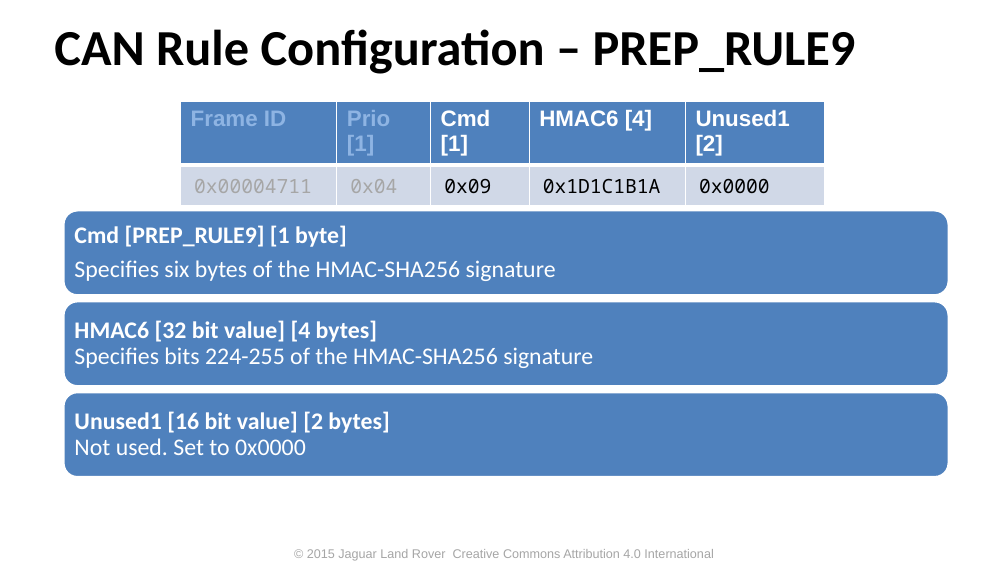
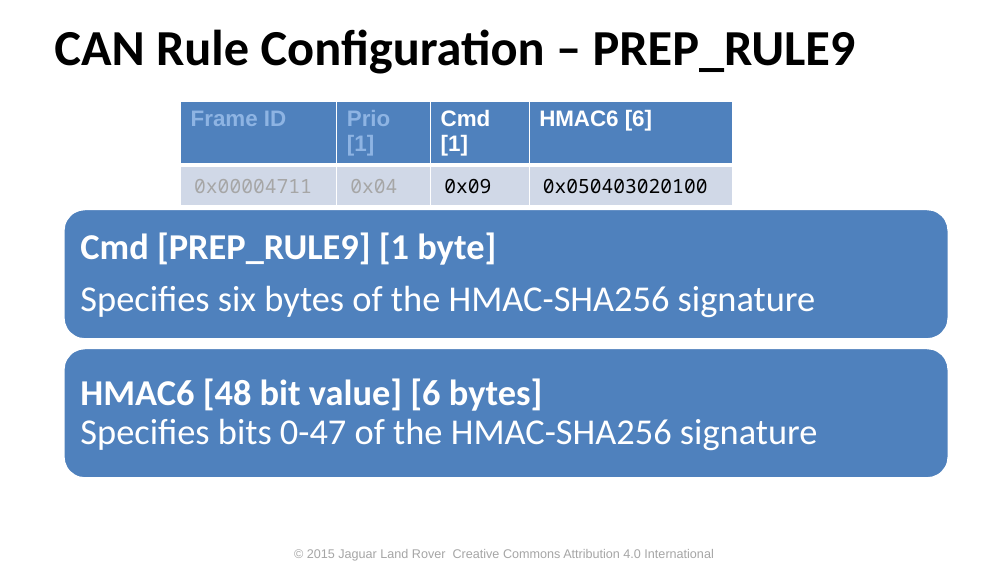
Before and after one commit to PDXostc/canfw, a slide deck: slide 18 of doc/CAN Firewall.pptx. Drawn at 1008x567 pixels with LibreOffice and Linux fonts; fonts in the diff are those of the drawing; background and template pictures are left out. Boxes give left, top, right and bottom in pixels: in the first picture for what was removed or moved away, otherwise in the second. Text is boxed around its words. In the diff, an @@ line names an element or a change of style, - is before the commit and + after.

Commit message:
Little endian of all bitfields. Fixed HMAC length
All multi-frame bitfields are now little endian to facilitate easy roll
out in memory.
Removed unused1 and expanded HMAC to 256 bits (was 240 bits)

```diff
--- a/doc/CAN Firewall.pptx
+++ b/doc/CAN Firewall.pptx
@@ table at (180,101,733,198) @@
-column 4: HMAC6 [4] | 0x1D1C1B1A
-column 5: Unused1 [2] | 0x0000
+column 4: HMAC6 [6] | 0x050403020100
@@ table: place and size @@
-table at (180,101,825,198)
+table at (180,101,733,198)
@@ rounded rectangle: place and size @@
-rounded rectangle at (64,210,950,295)
+rounded rectangle at (64,209,950,340)
@@ text "Cmd [PREP_RULE9] [1 byte]" at (80,232,816,318): size 17 to 26 pt; more space between paragraphs @@
@@ rounded rectangle removed at (64,301,950,387) @@
@@ rounded rectangle: place and size @@
-rounded rectangle at (64,392,950,478)
+rounded rectangle at (64,348,950,479)
@@ text at (80,378,818,450): text changed; size 17 to 26 pt @@
-HMAC6 [32 bit value] [4 bytes]
-Specifies bits 224-255 of the HMAC-SHA256 signature
+HMAC6 [48 bit value] [6 bytes]
+Specifies bits 0-47 of the HMAC-SHA256 signature
@@ text removed at (74,411,389,455) @@
-Unused1 [16 bit value] [2 bytes]
-Not used. Set to 0x0000
```
Also in this commit, not shown: 10 other slides changed, 1 other file.
